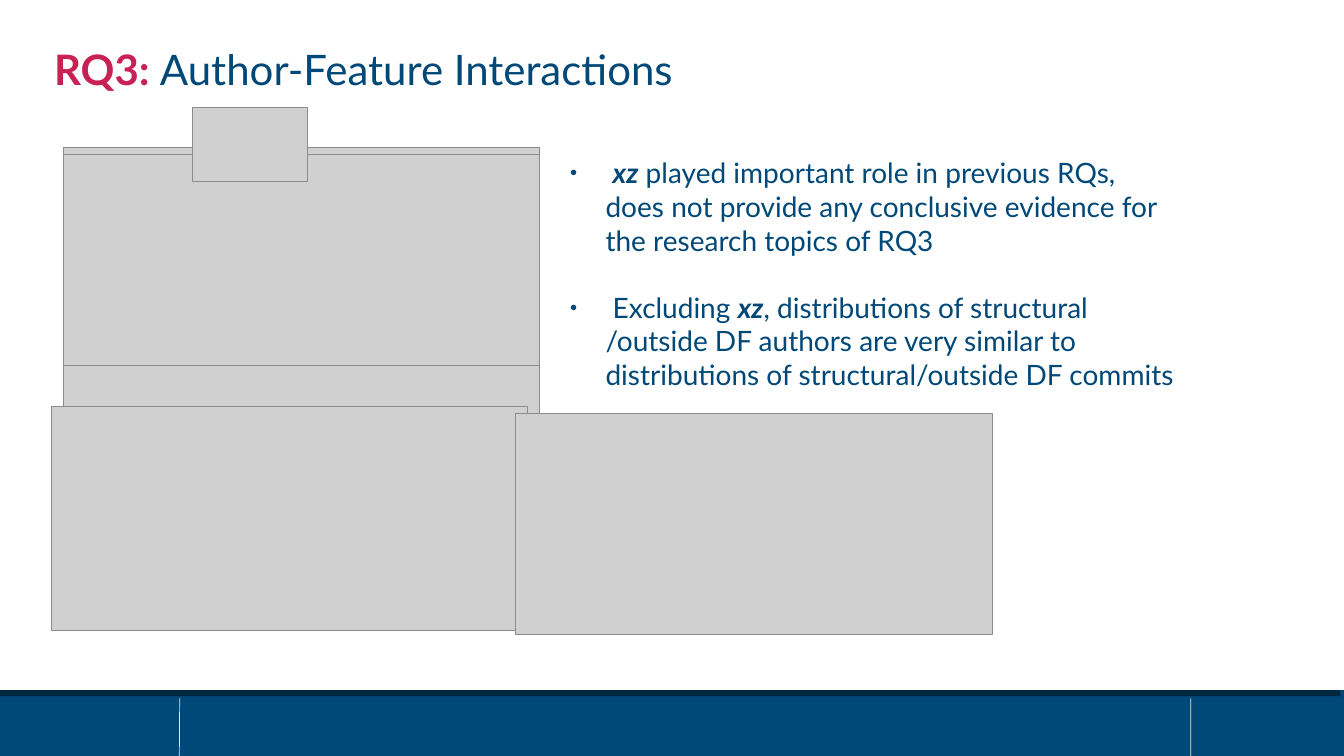
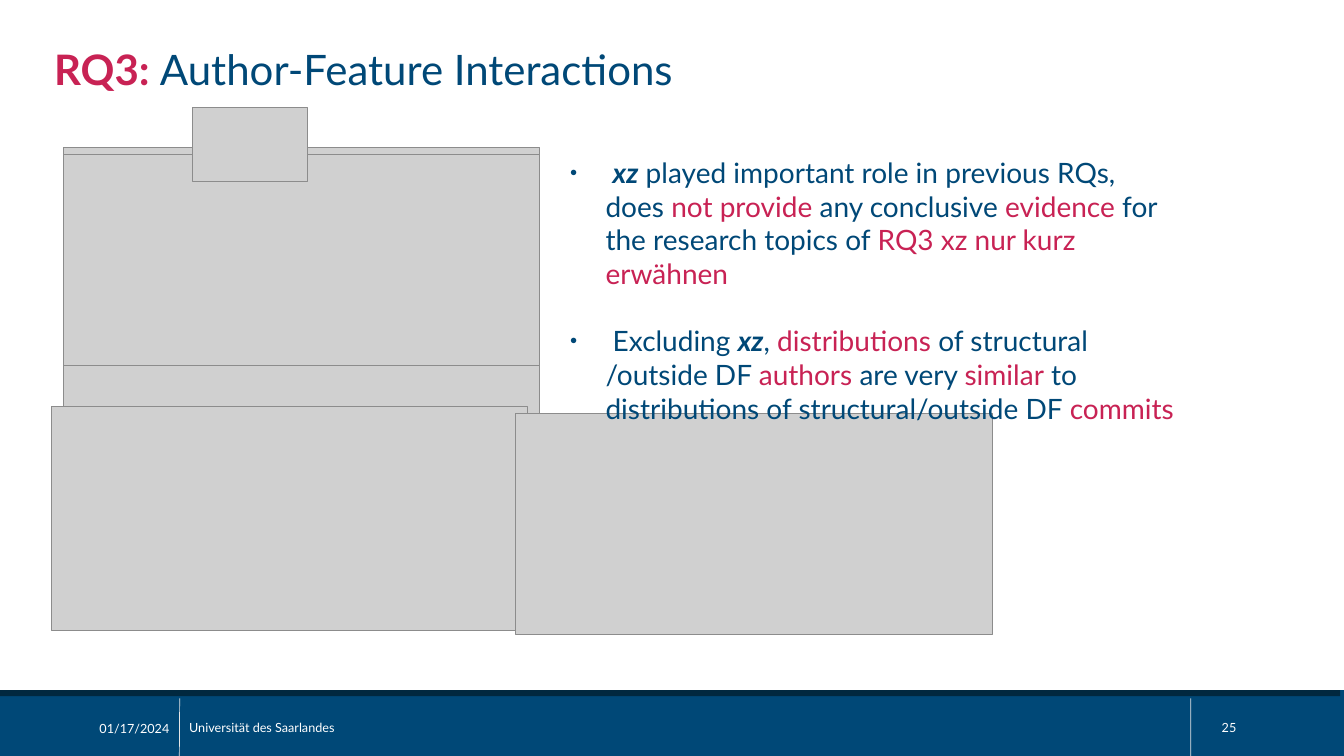
Before and after one commit to sisteu56/bachelor, a slide deck: slide 25 of pres/bachelor_thesis_pres.odp (slide 24 before the commit). Drawn at 1344x756 pixels with LibreOffice and Linux fonts; fonts in the diff are those of the drawing; grey boxes stand for pictures. Boxes give left, top, right and bottom in pixels: in the first picture for what was removed or moved away, otherwise in the second. Text is boxed around its words. In the diff, an @@ line names an element or a change of style, - is before the commit and + after.

```diff
--- a/pres/bachelor_thesis_pres.odp
+++ b/pres/bachelor_thesis_pres.odp
@@ text at (606, 162, 1157, 285): text changed @@
-● xz played important role in previous RQs, does not provide any conclusive evidence for the research topics of RQ3
+● xz played important role in previous RQs, does not provide any conclusive evidence for the research topics of RQ3 xz nur kurz erwähnen
@@ text at (606, 330, 1174, 424): text colour #004877 to #C82254 in "distributions authors similar commits" @@
@@ text added at (99, 724, 169, 734), 9 pt, text #FFFFFF @@
+01/17/2024
@@ text added at (189, 722, 334, 732), 9 pt, text #FFFFFF @@
+Universität des Saarlandes
@@ page number added at (1222, 723, 1237, 732), 9 pt, text #FFFFFF @@
+25
```
Also in this commit, not shown: 24 other slides changed, 1 slide added, 2 slides removed.
